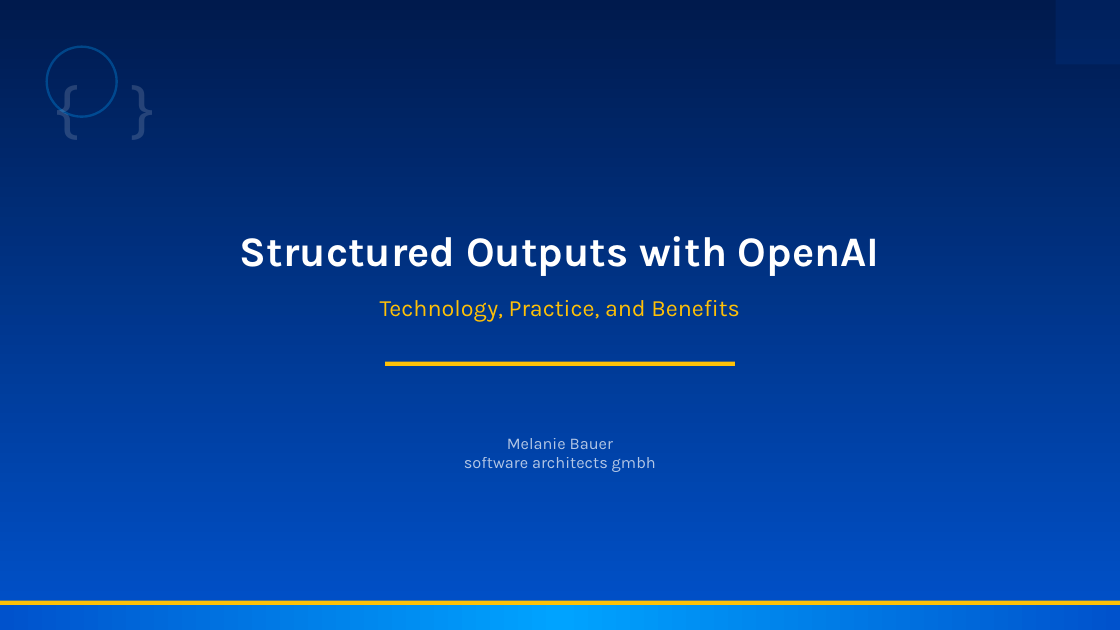
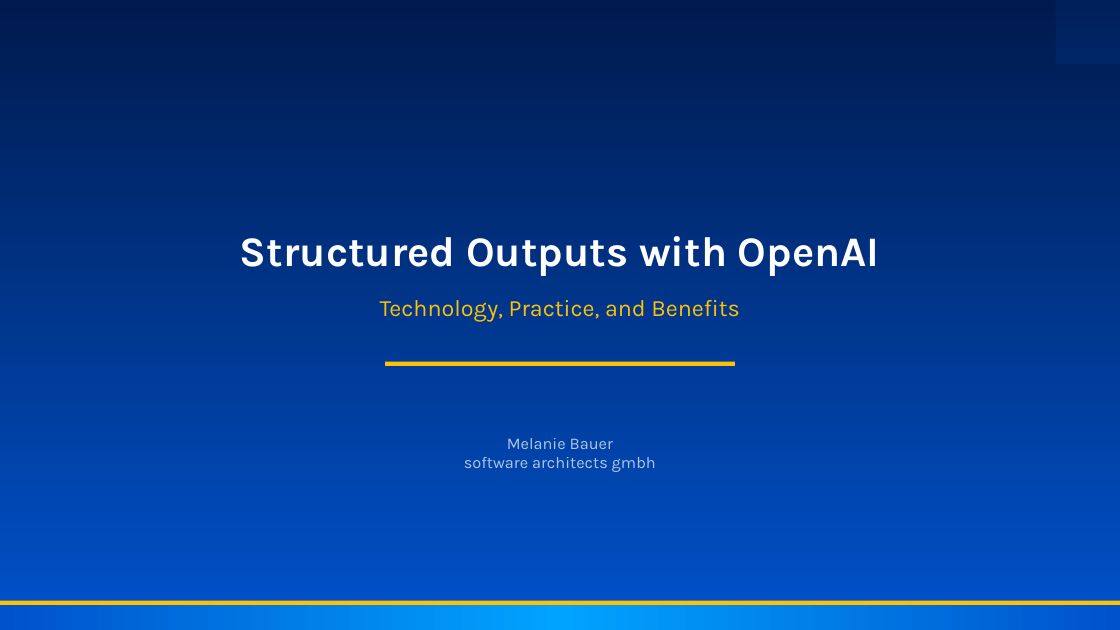
Before and after one commit to rstropek/openai-structured-outputs, a slide deck: slide 1 of StructuredOutputsPresentation.pptx. Drawn at 1120x630 pixels with LibreOffice and Linux fonts; fonts in the diff are those of the drawing. Boxes give left, top, right and bottom in pixels: in the first picture for what was removed or moved away, otherwise in the second. Text is boxed around its words. In the diff, an @@ line names an element or a change of style, - is before the commit and + after.

```diff
--- a/StructuredOutputsPresentation.pptx
+++ b/StructuredOutputsPresentation.pptx
@@ ellipse removed at (47,47,117,117) @@
@@ ellipse removed at (58,58,151,151) @@
-{ }
```
Also in this commit, not shown: 6 other slides changed, 11 other files.
